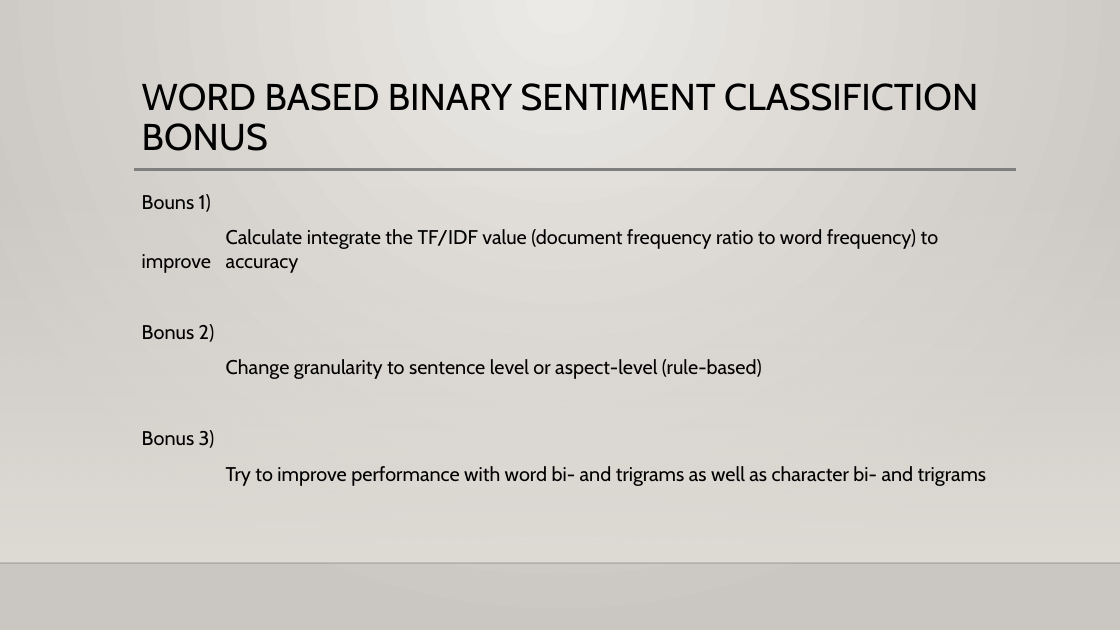
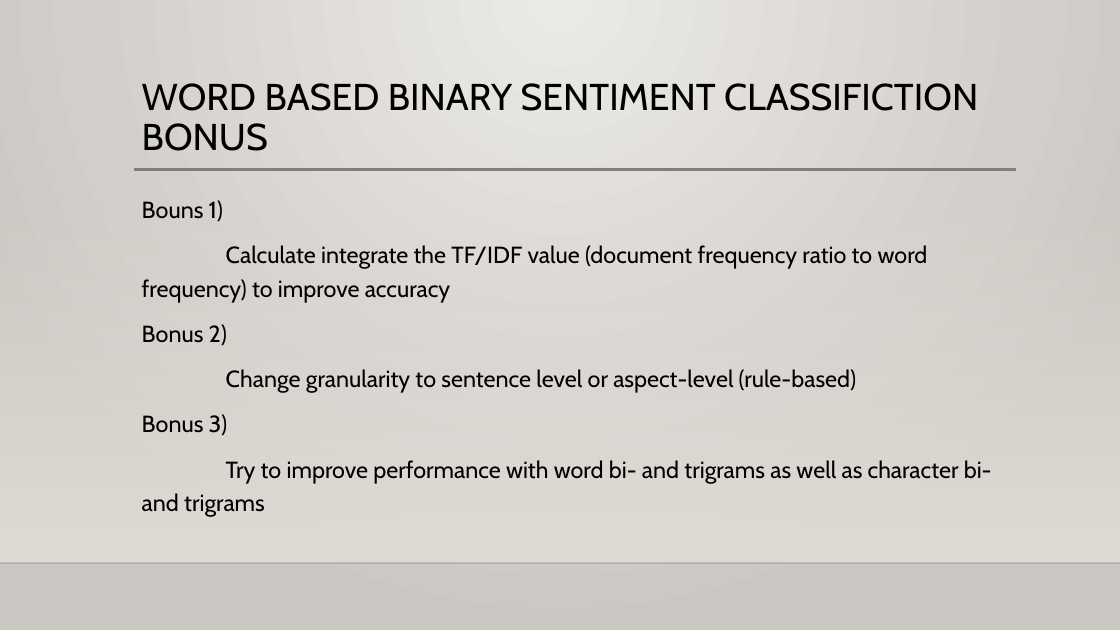
Before and after one commit to RobinRojowiec/workshop-simple-sentiment, a slide deck: slide 12 of presentation/simple_sentiment_analysis_workshop.pptx (slide 10 before the commit). Drawn at 1120x630 pixels with LibreOffice and Linux fonts; fonts in the diff are those of the drawing; background and template pictures are left out. Boxes give left, top, right and bottom in pixels: in the first picture for what was removed or moved away, otherwise in the second. Text is boxed around its words. In the diff, an @@ line names an element or a change of style, - is before the commit and + after.

```diff
--- a/presentation/simple_sentiment_analysis_workshop.pptx
+++ b/presentation/simple_sentiment_analysis_workshop.pptx
@@ text "Bouns 1)" at bbox=[142, 200, 992, 517]: size 17 to 20 pt; line spacing 1 to 1.2 @@
```
Also in this commit, not shown: 6 other slides changed, 4 slides added, 1 slide removed, 1 other file.
